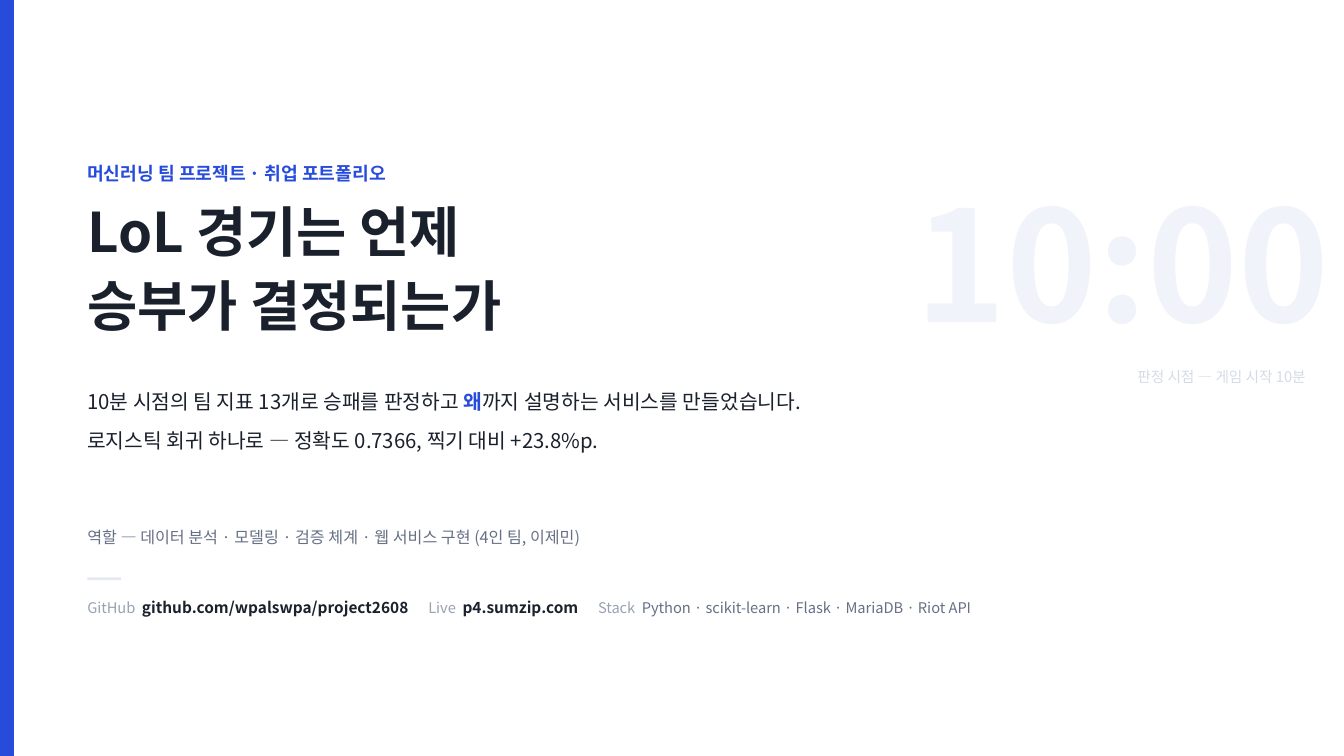
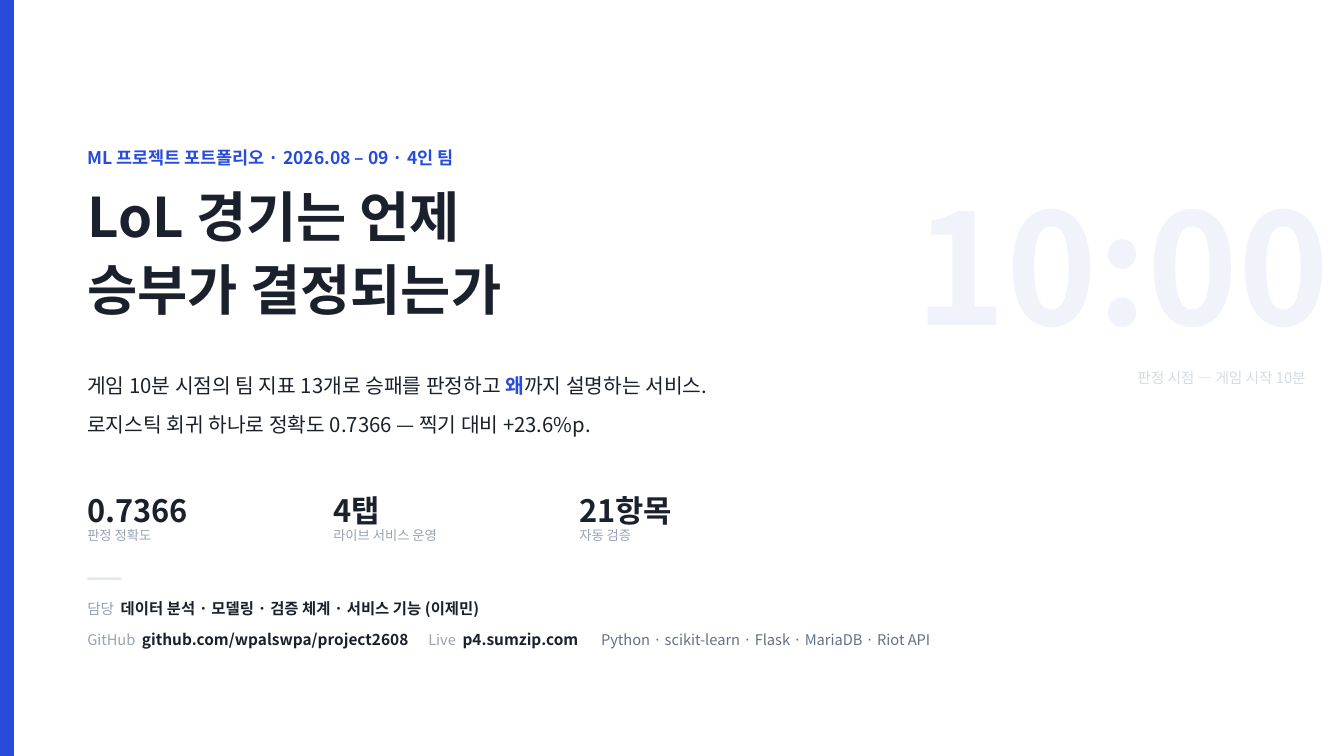
Before and after one commit to wpalswpa/lol-win-prediction, a slide deck: slide 1 of LOLEX_포트폴리오.pptx. Drawn at 1344x756 pixels with LibreOffice and Linux fonts; fonts in the diff are those of the drawing. Boxes give left, top, right and bottom in pixels: in the first picture for what was removed or moved away, otherwise in the second. Text is boxed around its words. In the diff, an @@ line names an element or a change of style, - is before the commit and + after.

```diff
--- a/LOLEX_포트폴리오.pptx
+++ b/LOLEX_포트폴리오.pptx
@@ text at bbox=[87, 149, 453, 166]: text changed; size 13 to 12.5 pt @@
-머신러닝 팀 프로젝트 · 취업 포트폴리오
+ML 프로젝트 포트폴리오 · 2026.08 – 09 · 4인 팀
@@ text "LoL 경기는 언제 승부가 결정되는가": place and size @@
-text "LoL 경기는 언제 승부가 결정되는가" at bbox=[87, 206, 501, 331]
+text "LoL 경기는 언제 승부가 결정되는가" at bbox=[87, 191, 501, 315]
@@ text at bbox=[87, 376, 707, 437]: text changed @@
-10분 시점의 팀 지표 13개로 승패를 판정하고 왜까지 설명하는 서비스를 만들었습니다.
-로지스틱 회귀 하나로 — 정확도 0.7366, 찍기 대비 +23.8%p.
+게임 10분 시점의 팀 지표 13개로 승패를 판정하고 왜까지 설명하는 서비스.
+로지스틱 회귀 하나로 정확도 0.7366 — 찍기 대비 +23.6%p.
@@ text "판정 시점 — 게임 시작 ..." at bbox=[1137, 371, 1306, 384]: line spacing 1.18 to 1.2 @@
@@ text added at bbox=[87, 498, 188, 531], 22 pt, text #1A202C, bold @@
+0.7366
@@ text added at bbox=[333, 496, 379, 531], 22 pt, text #1A202C, bold @@
+4탭
@@ text added at bbox=[579, 496, 672, 531], 22 pt, text #1A202C, bold @@
+21항목
@@ text removed at bbox=[87, 529, 580, 546] @@
-역할 — 데이터 분석 · 모델링 · 검증 체계 · 웹 서비스 구현 (4인 팀, 이제민)
@@ text added at bbox=[87, 529, 152, 541], 9.5 pt, text #98A2B3 @@
+판정 정확도
@@ text added at bbox=[333, 529, 436, 541], 9.5 pt, text #98A2B3 @@
+라이브 서비스 운영
@@ text added at bbox=[579, 529, 631, 541], 9.5 pt, text #98A2B3 @@
+자동 검증
@@ text at bbox=[87, 601, 930, 649]: text changed; size 10.5 to 11 pt; bold on @@
-GitHub github.com/wpalswpa/project2608 Live p4.sumzip.com Stack Python · scikit-learn · Flask · MariaDB · Riot API
+담당 데이터 분석 · 모델링 · 검증 체계 · 서비스 기능 (이제민)
+GitHub github.com/wpalswpa/project2608 Live p4.sumzip.com Python · scikit-learn · Flask · MariaDB · Riot API
```
Also in this commit, not shown: 6 other slides changed, 3 slides added, 6 slides removed, 1 other file.
